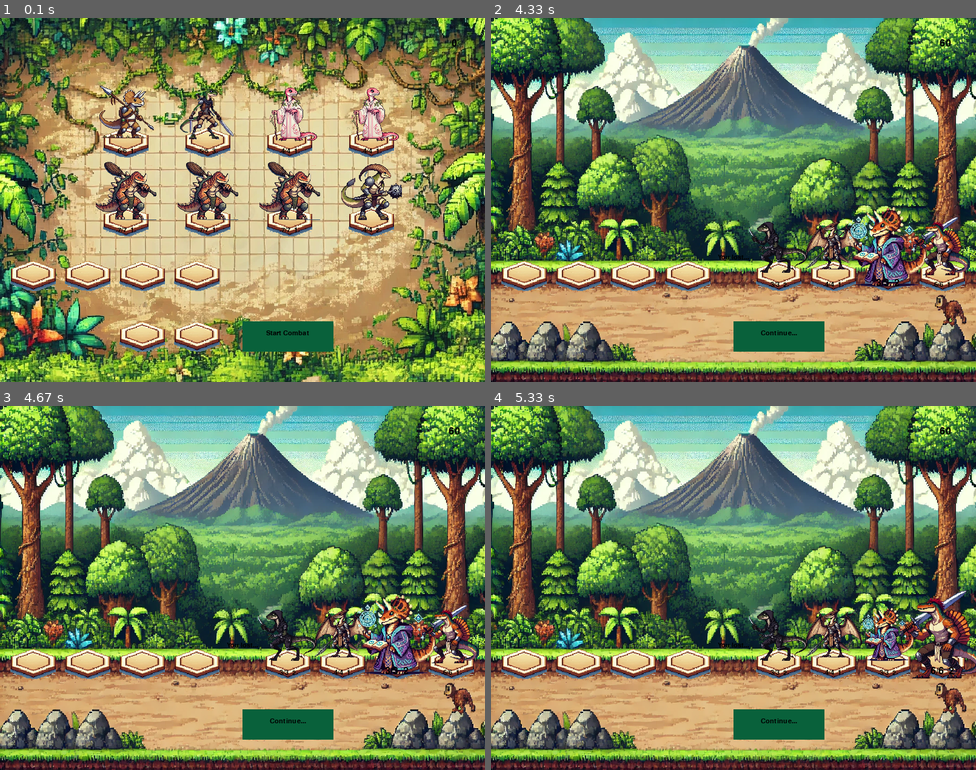
Above: before the commit, frames 1-4 (two rows, left to right).
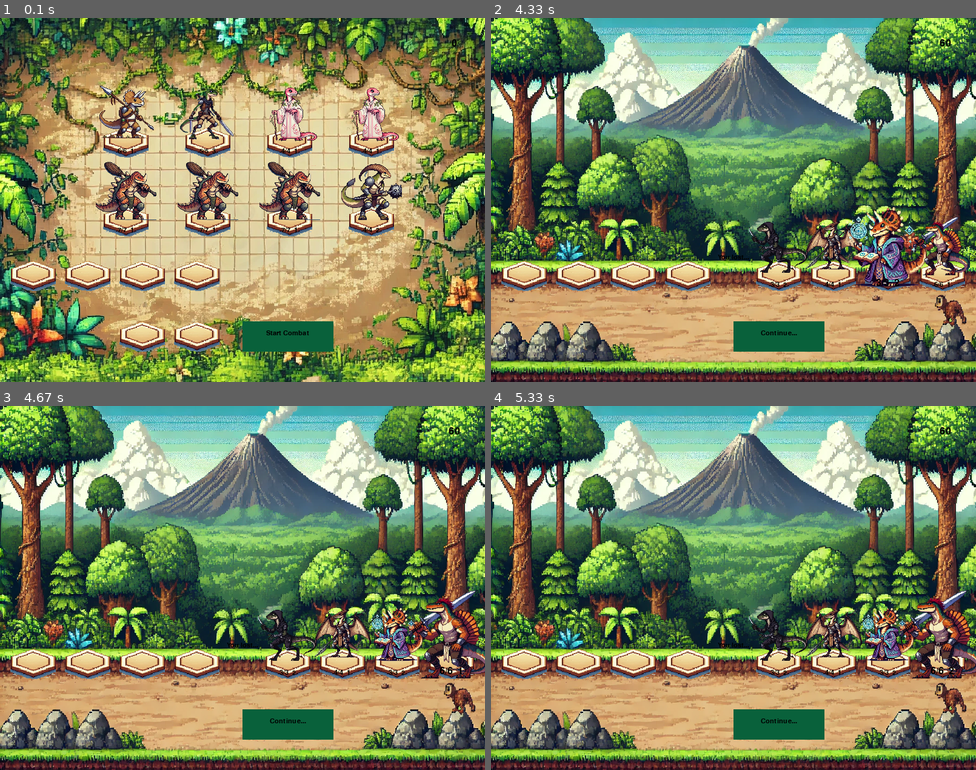
Above: after the commit, the same moments.

Repository: ENorell/RogueTroupe
Game: pygame game, started from main.py
Two runs of this game, one before a commit and one after it. Both use one fixed random seed, a clock stepped at 60 frames per second and the inputs below.
Inputs (mouse positions are in pixels of both pictures, inside the frame that each line leads up to):
- Up to frame 1 (0.1 s): no input
- Up to frame 2 (4.33 s): tap Space at 0.33 s; click (549, 83) at 1.22 s
- Up to frame 3 (4.67 s): no input
- Up to frame 4 (5.33 s): no input

Frames 1-2 are identical in both runs. In frame 3, 3.8% of the frame differs, in the area x 73-100%, y 50-75%; in frame 4, nothing differs.

Commit message:
Made a first working system that can trigger an arbitrary number of abilities

Diff:
--- /dev/null
+++ b/ability_simulations.py
@@ -0,0 +1,37 @@
+from components.character import Tripiketops
+from states.combat_state import empty_ability_queue, AbilityHandler
+from components.character_slot import CombatSlot
+from core.logger import logging
+logging.getLogger().setLevel(logging.DEBUG)
+
+char = Tripiketops()
+
+slot = CombatSlot((100,100), 0, (0,0,0))
+
+slot.content = char
+
+char.is_dead()
+char.health
+
+char.ability_queue
+
+handler = AbilityHandler.turn_abilities(char, [slot], [])
+
+handler.planned_abilities
+handler.triggered_abilities
+handler.current_ability
+
+handler.current_ability.is_done
+
+handler.is_done
+#handler.triggered_abilities.extend( empty_ability_queue([slot], []) )
+
+handler.activate()
+
+char.damage_health(1)
+
+handler.activate()
+
+char.damage_health(1)
+
+handler.activate()
--- a/combat_simulation.py
+++ b/combat_simulation.py
@@ -16,14 +16,14 @@
 enemy_slots: list[CombatSlot] = create_enemy_slots()
 bench_slots: list[CharacterSlot] = create_bench_slots()
 
-ally_slots[0].content = Velocirougue()
-ally_slots[1].content = Pterapike()
+ally_slots[0].content = Macedon()
+ally_slots[1].content = Macedon()
 ally_slots[2].content = Healamimus()
 ally_slots[3].content = Archeryptrx()
-enemy_slots[0].content = Spinoswordaus()
-enemy_slots[1].content = Macedon()
-enemy_slots[2].content = Macedon()
-enemy_slots[3].content = Macedon()
+enemy_slots[0].content = Dilophmageras()
+enemy_slots[1].content = Tripiketops()
+enemy_slots[2].content = Tripiketops()
+enemy_slots[3].content = Dilophmageras()
 
 
 combat_state = CombatState(ally_slots, enemy_slots)
--- a/components/abilities.py
+++ b/components/abilities.py
@@ -23,7 +23,8 @@
         ...
     def is_full_health(self) -> bool:
         ...
-
+    def attack(self) -> None:
+        ...
     @property
     def health(self) -> int:
         ...
@@ -64,11 +65,12 @@
     description: str
     trigger: TriggerType
 
-    def __init__(self) -> None:
+    def __init__(self, caster: CharacterInterface) -> None:
         self.is_done: bool = False
+        self.caster = caster
 
     @abstractmethod
-    def activate(self, caster: CharacterInterface, ally_slots: Sequence[SlotInterface], enemy_slots: Sequence[SlotInterface]) -> None:
+    def activate(self, ally_slots: Sequence[SlotInterface], enemy_slots: Sequence[SlotInterface]) -> None:
         ...
 
 
@@ -76,6 +78,63 @@
 # This function hints to the need of some sort of grid class that can hold the slots and calculate distances etc.
 def distance_between(slot_a: SlotInterface, slot_b: SlotInterface) -> int:
     return abs( slot_a.coordinate - slot_b.coordinate )
+
+
+def get_character_slot(character: CharacterInterface, slots: list[SlotInterface]) -> SlotInterface:
+    index = [slot.content for slot in slots if slot].index(character)
+    return slots[index]
+
+def get_friendly_slots(character: CharacterInterface, ally_slots: Sequence[SlotInterface], enemy_slots: Sequence[SlotInterface]) -> Sequence[SlotInterface]:
+    return ally_slots if character in [ally_slot.content for ally_slot in ally_slots] else enemy_slots
+
+def get_adversary_slots(character: CharacterInterface, ally_slots: Sequence[SlotInterface], enemy_slots: Sequence[SlotInterface]) -> Sequence[SlotInterface]:
+    return ally_slots if character in [enemy_slot.content for enemy_slot in enemy_slots] else enemy_slots
+
+
+class BasicAttack(Ability):
+    def __init__(self,  caster: CharacterInterface) -> None:
+        super().__init__(caster)
+
+        self.targeting_delay = Delay(1)
+        self.victim: Optional[CharacterInterface] = None
+
+
+    def determine_target(self, ally_slots: list[SlotInterface], enemy_slots: list[SlotInterface]) -> None:
+        acting_slot = get_character_slot(self.caster, ally_slots + enemy_slots)
+
+        defender_slots: list[SlotInterface] = enemy_slots if self.caster in [slot.content for slot in ally_slots] else ally_slots
+
+        for target_slot in reversed( defender_slots ): # Prioritize slots farther away?
+            if not target_slot.content: continue
+            target_candidate = target_slot.content
+            if target_candidate.is_dead(): continue
+            if not self.caster.range >= distance_between(acting_slot, target_slot): continue
+
+            target_candidate.is_defending = True
+
+            self.victim = target_candidate
+            return
+
+        logging.debug(f"{self.caster.name} has no target to attack (range {self.caster.range}).")
+        self.is_done = True
+
+    def activate(self, ally_slots: list[SlotInterface], enemy_slots: list[SlotInterface]) -> None:
+        # Search for target character, stop early if none found
+        if not self.victim:
+            self.determine_target(ally_slots, enemy_slots)
+            return
+
+        if not self.targeting_delay.is_done:
+            self.targeting_delay.tick()
+            return
+
+        logging.debug(f"{self.caster.name} attacks {self.victim.name} for {self.caster.damage} damage!")
+        self.caster.attack()
+
+        self.victim.damage_health(self.caster.damage)
+        self.victim.is_defending = False
+
+        self.is_done = True
 
 
 
@@ -84,9 +143,9 @@
     description: str = "Attacking: gain 1 attack"
     trigger = TriggerType.TURN_START
 
-    def activate(self, caster: CharacterInterface, *_) -> None:
-        caster.damage += 1
-        logging.debug(f"{caster.name} uses Rampage, gaining 1 attack.")
+    def activate(self, *_) -> None:
+        self.caster.damage += 1
+        logging.debug(f"{self.caster.name} uses Rampage, gaining 1 attack.")
         self.is_done = True
 
 
@@ -96,18 +155,18 @@
     description: str = "Combat start: 1 damage to 2 random enemies"
     trigger = TriggerType.COMBAT_START
 
-    def activate(self, caster: CharacterInterface, ally_slots: Sequence[SlotInterface], enemy_slots: Sequence[SlotInterface]) -> None:
-        defender_slots = enemy_slots if caster in [slot.content for slot in ally_slots] else ally_slots
+    def activate(self, ally_slots: Sequence[SlotInterface], enemy_slots: Sequence[SlotInterface]) -> None:
+        defender_slots = enemy_slots if self.caster in [slot.content for slot in ally_slots] else ally_slots
 
         valid_targets: list[CharacterInterface] = [slot.content for slot in defender_slots if slot.content and not slot.content.is_dead()]
         if not valid_targets:
-            logging.debug(f"{caster.name} found No valid enemy targets for Volley")
+            logging.debug(f"{self.caster.name} found No valid enemy targets for Volley")
             self.is_done = True
             return
 
         for _ in range(2):
             target = random.choice(valid_targets)
-            logging.debug(f"{caster.name} uses Volley on {target.name}, dealing 1 damage.")
+            logging.debug(f"{self.caster.name} uses Volley on {target.name}, dealing 1 damage.")
             target.damage_health(1)
         self.is_done = True
 
@@ -118,18 +177,18 @@
     trigger = TriggerType.ROUND_START
     healing: int = 1
 
-    def activate(self, caster: CharacterInterface, ally_slots: Sequence[SlotInterface], enemy_slots: Sequence[SlotInterface]) -> None:
-        friendly_slots = enemy_slots if caster not in [slot.content for slot in ally_slots] else ally_slots
+    def activate(self, ally_slots: Sequence[SlotInterface], enemy_slots: Sequence[SlotInterface]) -> None:
+        friendly_slots = enemy_slots if self.caster not in [slot.content for slot in ally_slots] else ally_slots
 
         damaged_living_allies = [slot.content for slot in friendly_slots if slot.content and not slot.content.is_dead() and not slot.content.is_full_health()]
         if not damaged_living_allies:
-            logging.debug(f"No viable targets to heal for {caster.name}")
+            logging.debug(f"No viable targets to heal for {self.caster.name}")
             self.is_done = True
             return
 
         lowest_health_damaged_living_ally = min(damaged_living_allies, key=lambda c: c.health)
         heal_amount = self.healing # + caster.spell_power
-        logging.debug(f"{caster.name} healed {lowest_health_damaged_living_ally.name} for {heal_amount}")
+        logging.debug(f"{self.caster.name} healed {lowest_health_damaged_living_ally.name} for {heal_amount}")
         lowest_health_damaged_living_ally.restore_health(heal_amount)
         self.is_done = True
 
@@ -140,9 +199,9 @@
     trigger = TriggerType.TURN_START
     damage: int = 1
 
-    def activate(self, caster: CharacterInterface, *_) -> None:
-        logging.debug(f"{caster.name} uses Reckless, losing 1 health.")
-        caster.damage_health(self.damage)
+    def activate(self, *_) -> None:
+        logging.debug(f"{self.caster.name} uses Reckless, losing 1 health.")
+        self.caster.damage_health(self.damage)
         self.is_done = True
 
 
@@ -152,9 +211,35 @@
     trigger = TriggerType.ATTACK
     amount: int = 1
 
-    def activate(self, caster: CharacterInterface, *_) -> None:
-        logging.debug(f"{caster.name} uses Devour, raising their max health by {self.amount}.")
-        caster.raise_max_health(self.amount)
+    def activate(self, *_) -> None:
+        logging.debug(f"{self.caster.name} uses Devour, raising their max health by {self.amount}.")
+        self.caster.raise_max_health(self.amount)
+        self.is_done = True
+
+
+class Enrage(Ability):
+    name: str = "Enrage"
+    description: str = "Gains 1 damage when damaged."
+    trigger = TriggerType.DEFEND
+    amount: int = 1
+
+    def activate(self, *_) -> None:
+        logging.debug(f"{self.caster.name} uses Enrage, raising their damage by {self.amount}.")
+        self.caster.damage += self.amount
+        self.is_done = True
+
+
+class CorpseExplotion(Ability):
+    name: str = "Corpse Explosion"
+    description: str = "Explodes violently after death."
+    trigger = TriggerType.DEATH
+    amount: int = 3
+
+    def activate(self, ally_slots: Sequence[SlotInterface], enemy_slots: Sequence[SlotInterface]) -> None:
+        adversary_slots = get_adversary_slots(self.caster, ally_slots, enemy_slots)
+        target = [adversary_slot.content for adversary_slot in adversary_slots if adversary_slot.content][0]
+        logging.debug(f"{self.caster.name}'s corpse explodes, causing {self.amount}.")
+        target.damage_health(self.amount)
         self.is_done = True
 
 
--- a/components/character.py
+++ b/components/character.py
@@ -17,7 +17,7 @@
     max_health: int = 5
     damage: int = 2
     range: int = 1
-    ability_type: Optional[type[Ability]] = None # Wait with instantiation until initializer due to mutability
+    ability_type: Optional[type[Ability]] = None
     character_image: ImageChoice
     corpse_image = ImageChoice.CHARACTER_CORPSE
 
@@ -27,10 +27,29 @@
         self.is_defending = False
         self.target = None
         self.attacker = None
+        self.ability_queue: list[Ability] = []
+
+    def attack(self) -> None:
+        self.queue_ability(TriggerType.ATTACK)
 
     def damage_health(self, damage: int) -> None:
         self.health = max(self.health - damage, 0)
-        if self.health == 0: logging.debug(f"{self.name} died")
+        if self.health == 0:
+            self.die()
+            return
+        self.queue_ability(TriggerType.DEFEND)
+
+    def queue_ability(self, trigger_type: TriggerType) -> None:
+        #if self.is_dead(): return
+        if not self.ability_type: return
+        if not self.ability_type.trigger == trigger_type: return
+        ability = self.ability_type(self)
+        self.ability_queue.append(ability)
+
+    def die(self) -> None:
+        #self.ability_queue = [] # Cancel other potential abilities in queue
+        self.queue_ability(TriggerType.DEATH)
+        logging.debug(f"{self.name} died")
 
     def is_dead(self) -> bool:
         return self.health == 0
@@ -104,7 +123,7 @@
     damage: int = 2
     range: int = 3
     character_image = ImageChoice.CHARACTER_DILOPHMAGE
-    ability_type: Optional[type[Ability]] = None
+    ability_type: Optional[type[Ability]] = CorpseExplotion
 
 
 class Tripiketops(Character):
@@ -114,7 +133,7 @@
     damage: int = 1
     range: int = 1
     character_image = ImageChoice.CHARACTER_PIKEMAN
-    ability_type: Optional[type[Ability]] = None
+    ability_type: Optional[type[Ability]] = Enrage
 
 
 class Pterapike(Character):
--- a/states/combat_state.py
+++ b/states/combat_state.py
@@ -1,5 +1,5 @@
 from pygame import transform
-from typing import Optional, Final
+from typing import Optional, Final, Self
 import logging
 
 from core.interfaces import UserInput
@@ -8,7 +8,7 @@
 from components.character import Character, draw_character
 from components.character_slot import CombatSlot, draw_slot
 from components.interactable import Button, draw_button, draw_text
-from components.abilities import Ability, TriggerType, Delay, distance_between
+from components.abilities import Ability, TriggerType, Delay, BasicAttack
 from assets.images import IMAGES, ImageChoice
 from settings import DISPLAY_HEIGHT, DISPLAY_WIDTH
 
@@ -17,99 +17,105 @@
 CHARACTER_HOVER_SCALE_RATIO: Final[float] = 1.5
 
 
+
+def get_character_ability(character: Character, trigger_type: TriggerType) -> Optional[Ability]:
+    if not character.ability_type: return
+    if not character.ability_type.trigger == trigger_type: return
+    return character.ability_type(character)
+
+def get_trigger_abilities(ally_slots: list[CombatSlot], enemy_slots: list[CombatSlot], trigger_type: TriggerType) -> list[Ability]:
+    ability_queue: list[Ability] = []
+    for slot in ally_slots + enemy_slots:
+        if not slot.content: continue
+        if     slot.content.is_dead(): continue
+        if not slot.content.ability_type: continue
+        if not slot.content.ability_type.trigger == trigger_type: continue
+        ability = slot.content.ability_type(slot.content)
+        ability_queue.append(ability)
+    return ability_queue
+
+def empty_ability_queue(ally_slots: list[CombatSlot], enemy_slots: list[CombatSlot]) -> list[Ability]:
+    ability_queue: list[Ability] = []
+    for slot in ally_slots + enemy_slots:
+        if not slot.content: continue
+        if not slot.content.ability_queue: continue
+        ability_queue.extend(slot.content.ability_queue[:]) # Make a shallow copy
+        slot.content.ability_queue.clear() # Empty the queue
+    return ability_queue
+
+
+def is_all_done(abilities: list[Ability]) -> bool:
+    for ability in abilities:
+        if not ability.is_done:
+            return False
+    return True
+
+def run_remaining_abilities(abilities: list[Ability], ally_slots: list[CombatSlot], enemy_slots: list[CombatSlot]) -> None:
+    for ability in abilities:
+        if not ability.is_done:
+            ability.activate(ally_slots, enemy_slots)
+
+
 class AbilityHandler:
     '''
-    Handles the execution of abilities regardless of trigger
+    Handles trigger order for a mix of combat/round start abilities and triggered abilities
     '''
+
     def __init__(self, ally_slots: list[CombatSlot], enemy_slots: list[CombatSlot]) -> None:
+        self.is_done: bool = False
         self.ally_slots = ally_slots
         self.enemy_slots = enemy_slots
-        self.is_done = False
-        self.abilities: dict[Character, Ability] = {}
-
-    def setup_all(self, trigger_type: TriggerType) -> None:
-        for slot in self.ally_slots + self.enemy_slots:
-            if not slot.content: continue
-            self.setup_single(slot.content, trigger_type)
-
-
-    def setup_single(self, caster: Character, trigger_type: TriggerType) -> None:
-        if     caster.is_dead(): return
-        if not caster.ability_type: return
-        if not caster.ability_type.trigger == trigger_type: return
-
-        self.abilities[caster] = caster.ability_type() # Instantiate the class here, then throw it away when we are done
-
+        self.planned_abilities: list[Ability] = []
+        self.triggered_abilities: list[Ability] = []
+
+
+    @classmethod
+    def from_trigger(cls, ally_slots: list[CombatSlot], enemy_slots: list[CombatSlot], trigger_type) -> Self:
+        instance = cls(ally_slots, enemy_slots)
+        instance.planned_abilities = get_trigger_abilities(ally_slots, enemy_slots, trigger_type)
+        instance.next_ability()
+        return instance
+
+    @classmethod
+    def from_abilities(cls, ally_slots: list[CombatSlot], enemy_slots: list[CombatSlot], abilities: list[Ability]) -> Self:
+        instance = cls(ally_slots, enemy_slots)
+        instance.planned_abilities = abilities
+        instance.next_ability()
+        return instance
+
+    @classmethod
+    def turn_abilities(cls, caster: Character, ally_slots: list[CombatSlot], enemy_slots: list[CombatSlot]) -> Self:
+        instance = cls(ally_slots, enemy_slots)
+        basic_attack = BasicAttack(caster)
+        starting_ability = get_character_ability(caster, TriggerType.TURN_START)
+        instance.planned_abilities = [starting_ability, basic_attack] if starting_ability else [basic_attack]
+        instance.next_ability()
+        return instance
+
+    def next_ability(self) -> None:
+        if not self.planned_abilities:
+            self.is_done = True
+            return
+        self.current_ability = self.planned_abilities.pop(0)
 
     def activate(self) -> None:
-        for character, ability in self.abilities.items():
-            if not ability.is_done:
-                ability.activate(character, self.ally_slots, self.enemy_slots)
-                return
-        self.is_done = True
-
-
-
-class BasicAttack(Ability):
-    def __init__(self, acting_slot: CombatSlot, ally_slots: list[CombatSlot], enemy_slots: list[CombatSlot]) -> None:
-        super().__init__()
-        self.acting_slot = acting_slot
-        self.ally_slots = ally_slots
-        self.enemy_slots = enemy_slots
-
-        self.targeting_delay = Delay(1)
-        self.victim: Optional[Character] = None
-        self.on_attack_ability = AbilityHandler(ally_slots, enemy_slots)
-        self.on_defend_ability = AbilityHandler(ally_slots, enemy_slots)
-
-    def determine_target(self, caster: Character) -> None:
-        self.on_attack_ability.setup_single(caster, TriggerType.ATTACK)
-
-        defender_slots: list[CombatSlot] = self.ally_slots if self.acting_slot in self.enemy_slots else self.enemy_slots
-
-        for target_slot in reversed( defender_slots ): # Prioritize slots farther away?
-            if not target_slot.content: continue
-            target_candidate = target_slot.content
-            if target_candidate.is_dead(): continue
-            if not caster.range >= distance_between(self.acting_slot, target_slot): continue
-
-            target_candidate.is_defending = True
-            self.on_defend_ability.setup_single(caster, TriggerType.DEFEND)
-
-            self.victim = target_candidate
-            return
-
-        logging.debug(f"{caster.name} has no target to attack (range {caster.range}).")
-        self.is_done = True
-
-    def activate(self, caster: Character, *_) -> None:
-        # Search for target character, stop early if none found
-        if not self.victim:
-            self.determine_target(caster)
-            return
-
-        if not self.on_attack_ability.is_done:
-            self.on_attack_ability.activate()
-            return
-
-        if not self.targeting_delay.is_done:
-            self.targeting_delay.tick()
-            return
-
-        if not self.on_defend_ability.is_done:
-            self.on_defend_ability.activate()
-            return
-
-        self.victim.damage_health(caster.damage)
-        self.victim.is_defending = False
-
-        logging.debug(f"{caster.name} attacks {self.victim.name} for {caster.damage} damage!")
-
-        self.is_done = True
+        self.triggered_abilities.extend( empty_ability_queue(self.ally_slots, self.enemy_slots) )
+
+        if not self.current_ability.is_done:
+            self.current_ability.activate(self.ally_slots, self.enemy_slots)
+            return
+
+        if not is_all_done(self.triggered_abilities):
+            run_remaining_abilities(self.triggered_abilities, self.ally_slots, self.enemy_slots)
+            return
+
+        self.next_ability()
+
 
 
 class BattleTurn:
     def __init__(self, acting_slot: CombatSlot, ally_slots: list[CombatSlot], enemy_slots: list[CombatSlot]) -> None:
+        self.is_done = False
         self.acting_slot = acting_slot
         assert acting_slot.content # We should never be here if it was empty
         self.character: Character = acting_slot.content
@@ -117,13 +123,9 @@
         self.ally_slots = ally_slots
         self.enemy_slots = enemy_slots
 
-        self.starting_abilities = AbilityHandler(ally_slots, enemy_slots)
-        self.basic_attack = BasicAttack(acting_slot, ally_slots, enemy_slots)
-
-        self.initial_delay = Delay(PAUSE_TIME_S)
+        self.turn_abilities = AbilityHandler.turn_abilities(self.character, self.ally_slots, self.enemy_slots)
+
         self.post_attack_delay = Delay(PAUSE_TIME_S)  # Delay after attack or ability
-        self.is_done = False
-
 
     def start_turn(self) -> None:
         logging.debug(f"Starting turn for {self.character.name} {"(Ally)" if self.acting_slot in self.ally_slots else "(Enemy)"}")
@@ -133,22 +135,15 @@
             self.end_turn()
             return
 
-        self.starting_abilities.setup_single(self.character, TriggerType.TURN_START)
-
-
     def end_turn(self) -> None:
         # Potential end of turn effects
         self.is_done = True
 
 
     def loop(self) -> None:
-        if not self.starting_abilities.is_done:
-            self.starting_abilities.activate()
-            return
-
-        # Then execute attack
-        if not self.basic_attack.is_done:
-            self.basic_attack.activate(self.character)
+        # subscribe to stream of new triggered abilities for characters
+        if not self.turn_abilities.is_done:
+            self.turn_abilities.activate()
             return
 
         # Delay slightly after attack
@@ -193,19 +188,18 @@
 
 class BattleRound:
     def __init__(self, ally_slots: list[CombatSlot], enemy_slots: list[CombatSlot]) -> None:
+        self.is_done = False
         self.ally_slots = ally_slots
         self.enemy_slots = enemy_slots
         self.turn_order: list[CombatSlot] = []
         self.current_turn: Optional[BattleTurn] = None
-        self.starting_abilities = AbilityHandler(ally_slots, enemy_slots)
         self.round_start_delay = Delay(PAUSE_TIME_S)
         self.round_end_delay = Delay(PAUSE_TIME_S)
-        self.is_done = False
 
     def start_round(self) -> None:
         self.slot_turn_order: list[CombatSlot] = create_alternating_turn_order(self.ally_slots, self.enemy_slots)
         assert self.slot_turn_order # Something is wrong if this is empty at start of turn
-        self.starting_abilities.setup_all(TriggerType.ROUND_START)
+        self.starting_abilities = AbilityHandler.from_trigger(self.ally_slots, self.enemy_slots, TriggerType.ROUND_START)
 
     def start_next_turn(self) -> None:
         next_slot = self.slot_turn_order.pop(0)
@@ -268,12 +262,11 @@
         self.enemy_slots = enemy_slots
         self.continue_button = Button((400, 500), "Continue...")
         self.current_round: Optional[BattleRound] = None
-        self.starting_abilities = AbilityHandler(ally_slots, enemy_slots)
 
     def start_state(self) -> None:
         logging.info("Starting Combat")
         self.round_counter = 0
-        self.starting_abilities.setup_all(TriggerType.COMBAT_START)
+        self.starting_abilities = AbilityHandler.from_trigger(self.ally_slots, self.enemy_slots, TriggerType.COMBAT_START)
 
     def start_next_round(self) -> None:
         self.round_counter += 1
